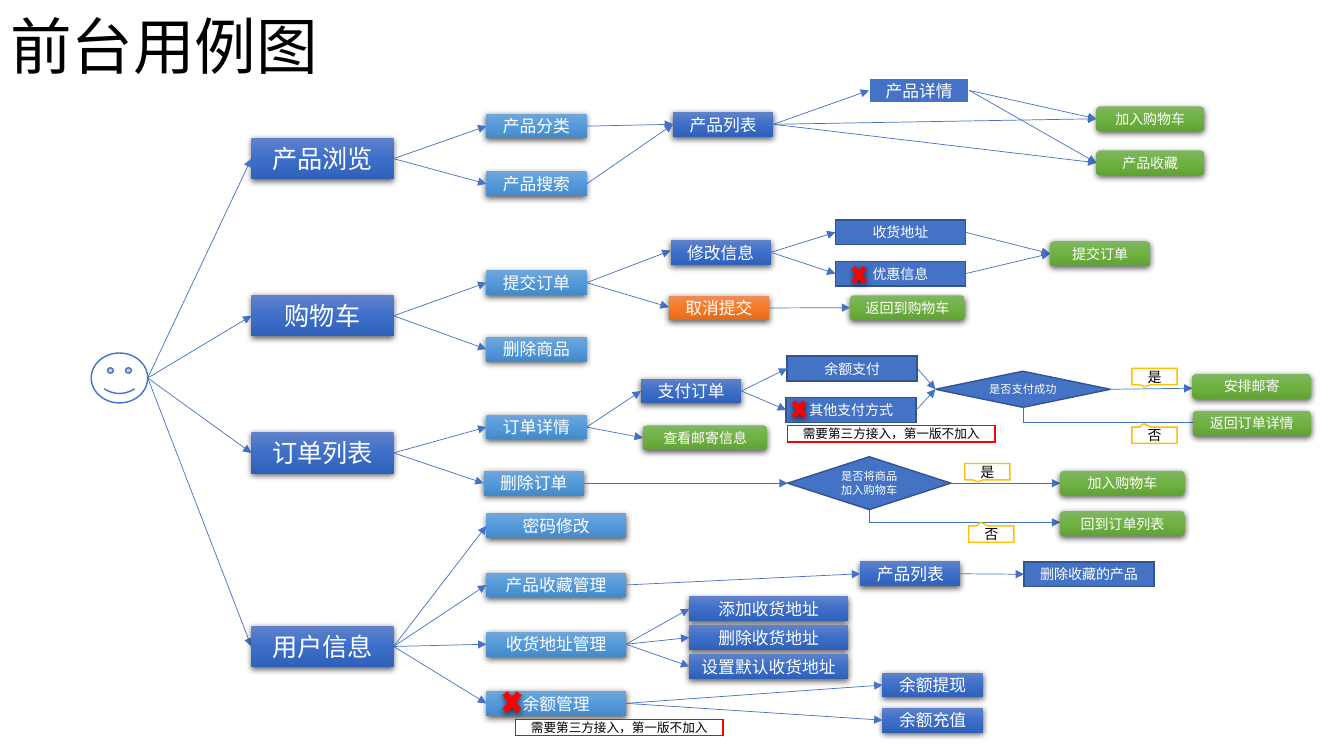
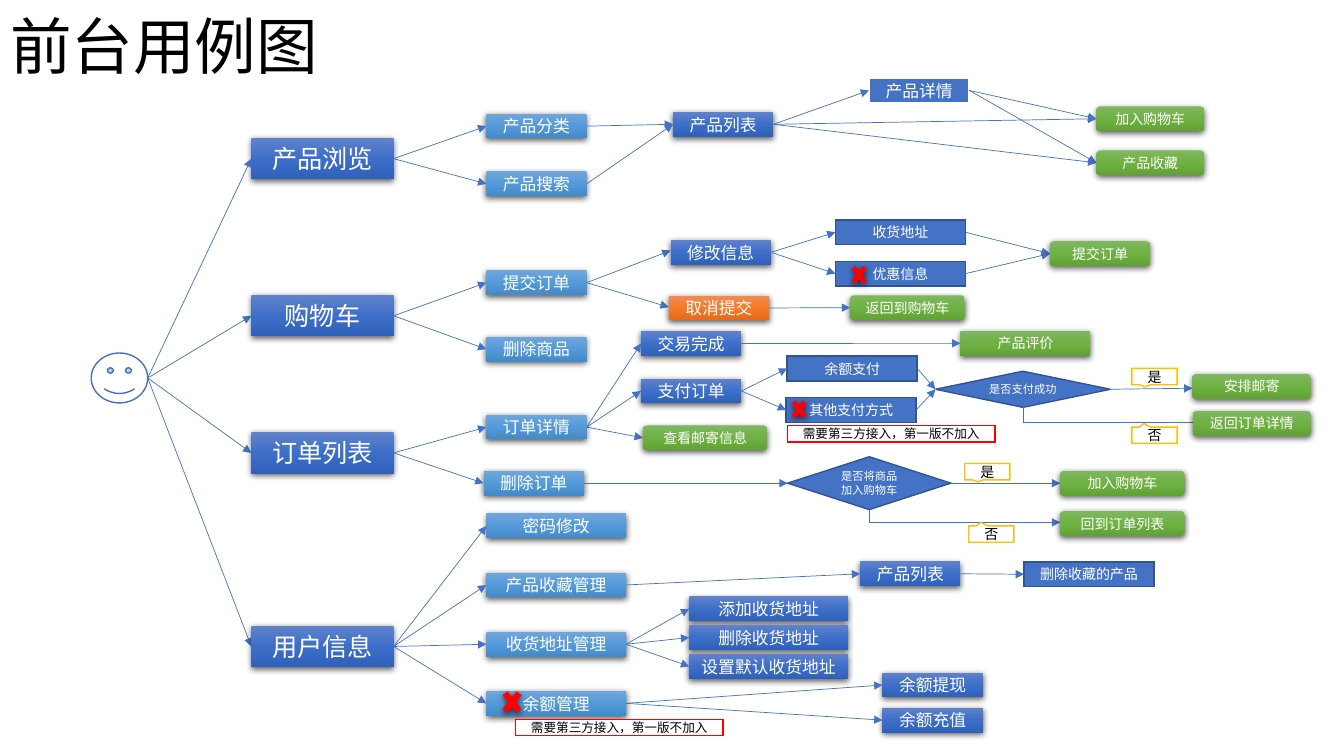
Before and after one commit to n490808114/Java_Shopping_System, a slide deck: slide 2 of Shop Web.pptx. Drawn at 1344x756 pixels with LibreOffice and Linux fonts; fonts in the diff are those of the drawing. Boxes give left, top, right and bottom in pixels: in the first picture for what was removed or moved away, otherwise in the second. Text is boxed around its words. In the diff, an @@ line names an element or a change of style, - is before the commit and + after.

Commit message:
add
继续完成PPT,修改数据库字段，完善后台系统用例

```diff
--- a/Shop Web.pptx
+++ b/Shop Web.pptx
@@ arrow added from (587, 427) to (641, 344), #4472C4 0.5 pt @@
@@ rectangle added at (641,331,742,356), fill gradient #6183CB to #3E70CA to #3062BB, 12 pt, text #FFFFFF @@
+交易完成
@@ arrow added from (742, 344) to (961, 344), #4472C4 0.5 pt @@
@@ rectangle added at (961,331,1091,356), fill gradient #81B861 to #6FB242 to #62A336, 10 pt, text #FFFFFF @@
+产品评价
```
Also in this commit, not shown: 3 other slides changed, 1 slide added, 3 other files.
